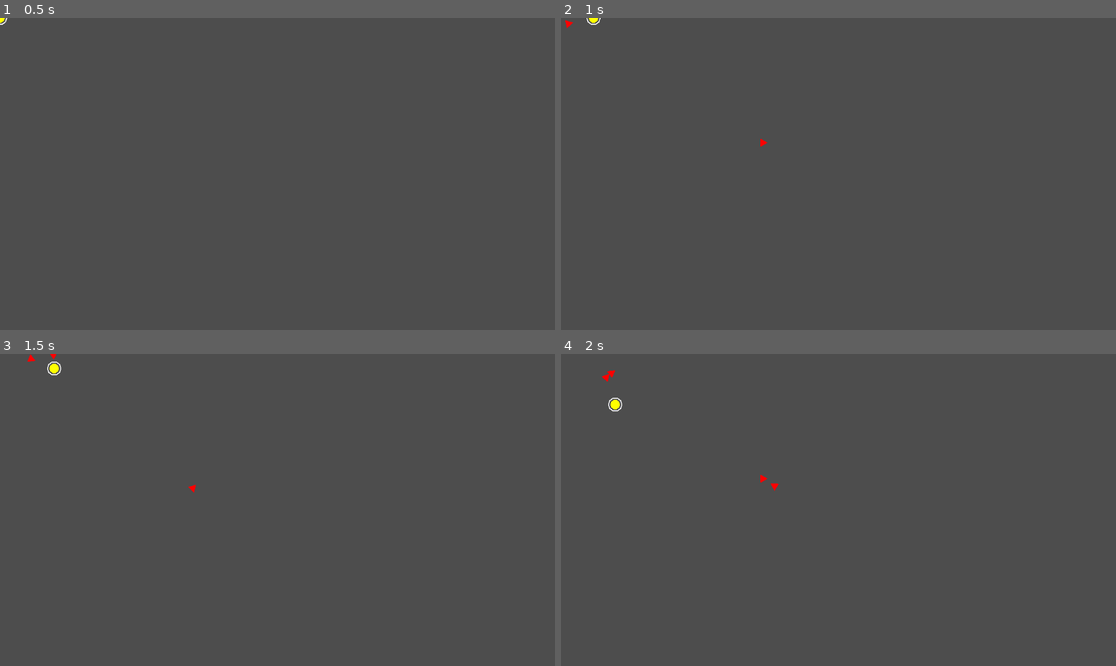
Above: before the commit, frames 1-4 (two rows, left to right).
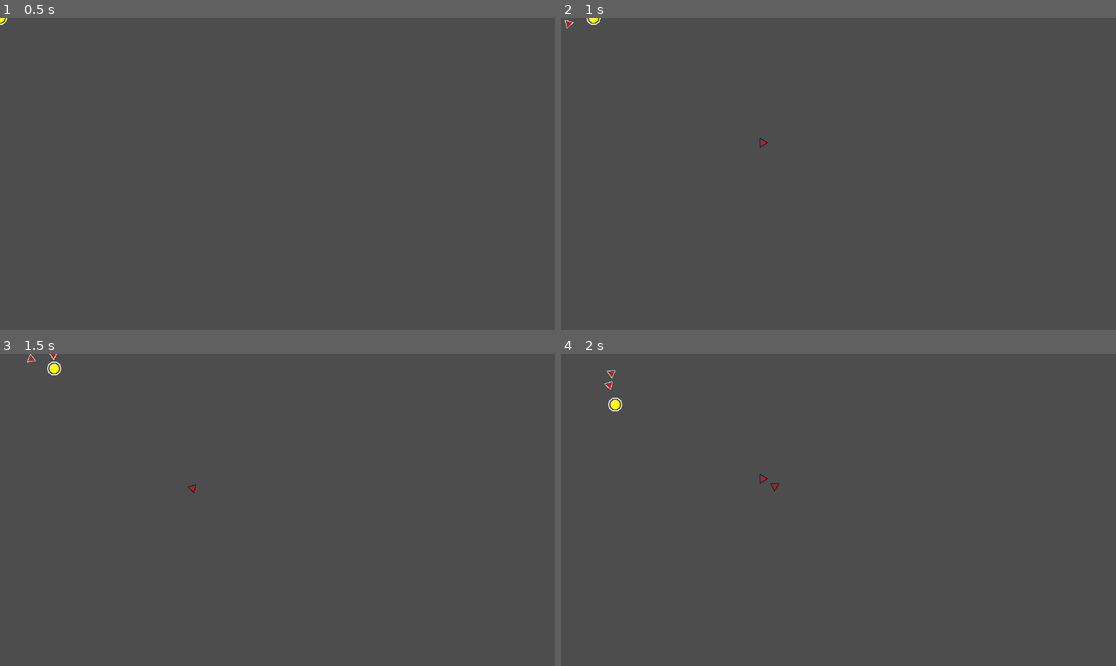
Above: after the commit, the same moments.

Repository: the-alex-g/LD55
Game: Godot game, scene res://main/main.tscn
Two runs of this game, one before a commit and one after it. Both use one fixed random seed, a clock stepped at 60 frames per second and the inputs below.
Inputs:
- Up to frame 1 (0.5 s): no input
- Up to frame 2 (1 s): tap Enter at 0.5 s; hold D (right) from 0.53 s (still down); tap Space (spawn_drone) at 0.6 s
- Up to frame 3 (1.5 s): release D (right) at 1.28 s; hold S (down) from 1.28 s (still down); tap Space (spawn_drone) at 1.35 s
- Up to frame 4 (2 s): keep holding S (down)

Frame 1 is identical in both runs. In frame 2, less than 0.1% of the frame differs, in the area x 0-38%, y 0-42%; in frame 3, less than 0.1%; in frame 4, 0.1%, in the area x 7-40%, y 5-45%.

Commit message:
Add rings on drones and add a repair drone

Diff:
--- /dev/null
+++ b/project/drones/attack_drone.tscn
@@ -0,0 +1,8 @@
+[gd_scene load_steps=3 format=3 uid="uid://bovx1g05b81w4"]
+
+[ext_resource type="PackedScene" uid="uid://bul8vv5tayy7h" path="res://drones/drone.tscn" id="1_xp81g"]
+[ext_resource type="Script" path="res://drones/attack_drone.gd" id="2_nyedb"]
+
+[node name="AttackDrone" instance=ExtResource("1_xp81g")]
+script = ExtResource("2_nyedb")
+damage = 1
--- a/project/drones/drone.gd
+++ b/project/drones/drone.gd
@@ -4,6 +4,8 @@
 const KNOCKBACK_MAGNITUDE := 10
 
 @export var health := 5 : set = set_health
+
+@onready var _polygon_generator : PolygonGenerator = $PolygonGenerator
 
 
 func _ready()->void:
@@ -25,3 +27,12 @@
 	health = value
 	if health <= 0:
 		queue_free()
+
+
+func set_rings(count:int, color:Color)->void:
+	if is_inside_tree():
+		_polygon_generator.rings = count
+		_polygon_generator.ring_color = color
+	else:
+		await ready
+		set_rings(count, color)
--- a/project/drones/drone.tscn
+++ b/project/drones/drone.tscn
@@ -1,16 +1,18 @@
 [gd_scene load_steps=4 format=3 uid="uid://bul8vv5tayy7h"]
 
-[ext_resource type="Script" path="res://drones/attack_drone.gd" id="1_qp0wg"]
+[ext_resource type="Script" path="res://drones/drone.gd" id="1_i0x05"]
 [ext_resource type="Script" path="res://polygons/polygon_generator.gd" id="2_a5ohs"]
 
 [sub_resource type="CircleShape2D" id="CircleShape2D_j42oc"]
 
 [node name="Drone" type="CharacterBody2D"]
 collision_layer = 6
-script = ExtResource("1_qp0wg")
+script = ExtResource("1_i0x05")
 
 [node name="CollisionShape2D" type="CollisionShape2D" parent="."]
 shape = SubResource("CircleShape2D_j42oc")
 
 [node name="PolygonGenerator" type="Node2D" parent="."]
 script = ExtResource("2_a5ohs")
+radius = 6.0
+ring_thickness = 1.0
--- /dev/null
+++ b/project/drones/repair_drone.gd
@@ -0,0 +1,17 @@
+extends Drone
+
+@export var heal_amount := 5
+
+@onready var _timer : Timer = $Timer
+
+
+func _ready()->void:
+	super._ready()
+	_timer.start(1.0 + randf())
+	await _timer.timeout
+	always_orbit_controller = false
+
+
+func apply_effect(to:Object)->void:
+	to.health += heal_amount + randi_range(-1, 1)
+	queue_free()
--- /dev/null
+++ b/project/drones/repair_drone.tscn
@@ -0,0 +1,12 @@
+[gd_scene load_steps=3 format=3 uid="uid://bl8jqwhn7fpnx"]
+
+[ext_resource type="PackedScene" uid="uid://bul8vv5tayy7h" path="res://drones/drone.tscn" id="1_hdayo"]
+[ext_resource type="Script" path="res://drones/repair_drone.gd" id="2_q6w81"]
+
+[node name="RepairDrone" instance=ExtResource("1_hdayo")]
+script = ExtResource("2_q6w81")
+heal_amount = 5
+target_type = 1
+always_orbit_controller = true
+
+[node name="Timer" type="Timer" parent="." index="2"]
--- a/project/enemy_spawner.gd
+++ b/project/enemy_spawner.gd
@@ -8,7 +8,8 @@
 
 
 func spawn_drone()->void:
-	var drone := preload("res://drones/drone.tscn").instantiate()
+	var drone := preload("res://drones/attack_drone.tscn").instantiate()
 	drone.controller = self
 	drone.global_position = global_position
+	drone.set_rings(1, Color.BLACK)
 	get_parent().add_child(drone)
--- a/project/player/player.gd
+++ b/project/player/player.gd
@@ -2,6 +2,7 @@
 extends CharacterBody2D
 
 @export var speed := 150.0
+@export var health := 50
 
 var team := 0
 
@@ -15,7 +16,8 @@
 
 
 func spawn_drone()->void:
-	var drone := preload("res://drones/drone.tscn").instantiate()
+	var drone : Drone = preload("res://drones/repair_drone.tscn").instantiate()
 	drone.controller = self
 	drone.global_position = global_position
+	drone.set_rings(1, Color.WHITE)
 	get_parent().add_child(drone)
--- a/project/player/player.tscn
+++ b/project/player/player.tscn
@@ -18,3 +18,4 @@
 rings = 1
 ring_color = Color(1, 1, 1, 1)
 color = Color(1, 1, 0, 1)
+ring_thickness = null
--- a/project/polygons/polygon_generator.gd
+++ b/project/polygons/polygon_generator.gd
@@ -7,6 +7,7 @@
 @export var rings := 0 : set = set_rings
 @export var ring_color := Color.BLACK : set = set_ring_color
 @export var color := Color.RED : set = set_color
+@export var ring_thickness := 2.0 : set = set_ring_thickness
 
 var polygon : PackedVector2Array = []
 var ring_polygons := []
@@ -69,8 +70,13 @@
 	queue_redraw()
 
 
+func set_ring_thickness(value:float)->void:
+	ring_thickness = value
+	queue_redraw()
+
+
 func _draw()->void:
 	draw_colored_polygon(polygon, color)
 
 	for ring in ring_polygons:
-		draw_polyline(ring, ring_color, 2)
+		draw_polyline(ring, ring_color, ring_thickness)
--- a/project/targeting_body/targeting_body.gd
+++ b/project/targeting_body/targeting_body.gd
@@ -1,7 +1,7 @@
 class_name TargetingBody
 extends CharacterBody2D
 
-enum TargetType {ENEMY}
+enum TargetType {ENEMY, CONTROLLER}
 enum MoveMode {ORBIT, CHASE}
 
 const ORBIT_DISTANCE := 50
@@ -85,7 +85,7 @@
 				target = node
 				move_mode = MoveMode.CHASE
 
-	if not is_instance_valid(target) or target == controller:
+	if not is_instance_valid(target):
 		target = controller
 		move_mode = MoveMode.ORBIT
 
@@ -96,6 +96,10 @@
 	match target_type:
 		TargetType.ENEMY:
 			if node.team != get_team():
+				return true
+			return false
+		TargetType.CONTROLLER:
+			if node == controller:
 				return true
 			return false
 		_:
